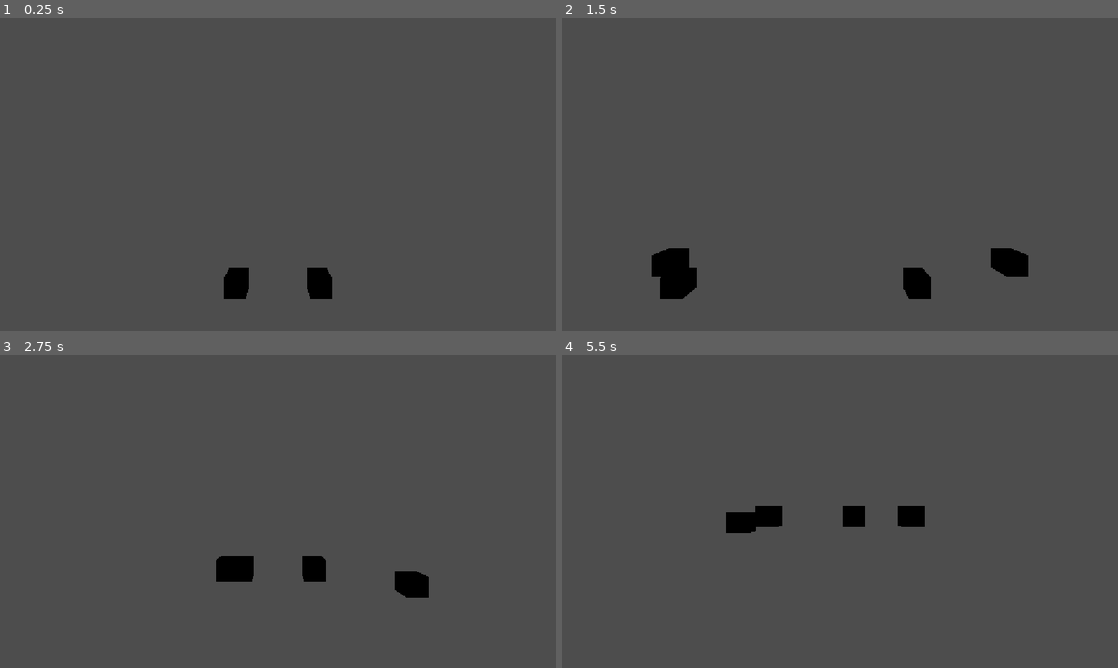
Above: before the commit, frames 1-4 (two rows, left to right).
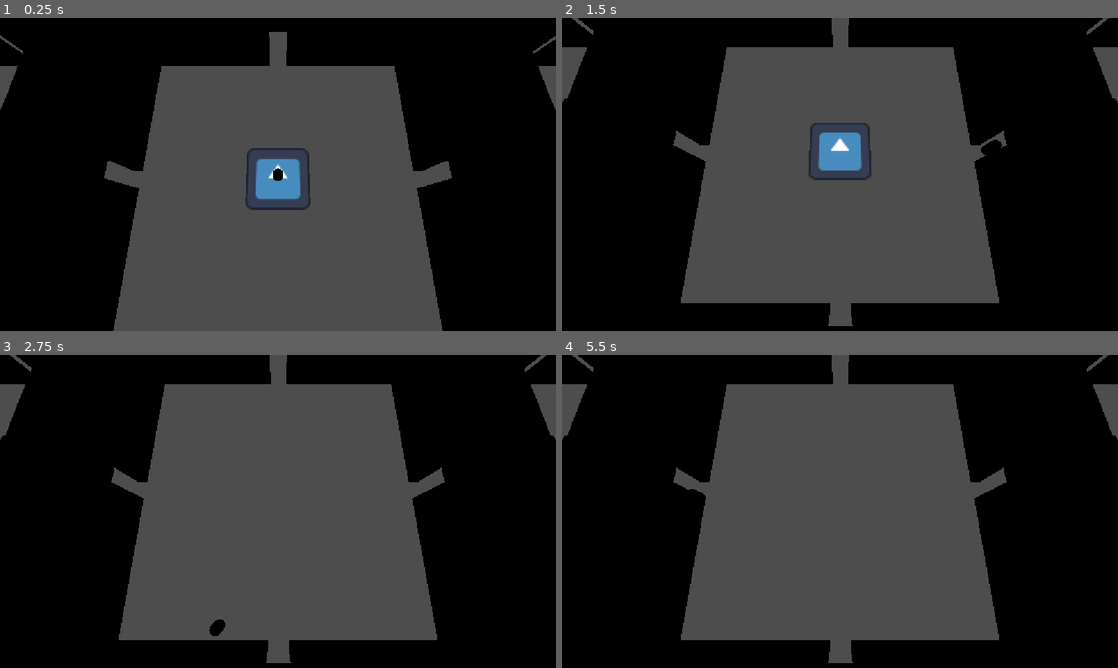
Above: after the commit, the same moments.

Repository: sjgillGit/GWJ95
Game: Godot game, scene res://Scenes/map.tscn
The game is run twice, just before and just after one commit, with the same random seed, the same clock (stepped at 60 frames per second) and the same inputs. Before the commit the project starts from res://Main/main.tscn. The engine's default icon, where the game draws it, is replaced by a stand-in: a white triangle on a blue panel in a dark square.
Inputs:
- Up to frame 1 (0.25 s): no input
- Up to frame 2 (1.5 s): tap Enter (Interact, bound only after the commit) at 0.5, 1.35 s; hold D (Right, bound only after the commit) 0.53-1.28 s; hold Enter (Interact, bound only after the commit) 0.53-1.28 s; tap Space (shoot, bound only before the commit) at 0.6 s; hold S (Back, bound only after the commit) from 1.28 s (still down)
- Up to frame 3 (2.75 s): tap Space (shoot, bound only before the commit) at 1.55, 2.1 s; release S (Back, bound only after the commit) at 2.03 s; hold D (Right, bound only after the commit) from 2.03 s (still down); hold Enter (Interact, bound only after the commit) from 2.03 s (still down)
- Up to frame 4 (5.5 s): release D (Right, bound only after the commit) at 2.78 s; release Enter (Interact, bound only after the commit) at 2.78 s; hold W (Forward, bound only after the commit) 2.78-3.53 s; tap Enter (Interact, bound only after the commit) at 2.85, 4.35 s; tap Space (shoot, bound only before the commit) at 3.05, 3.6, 4.55, 5.1 s; hold Enter (Interact, bound only after the commit) 3.53-4.28 s; hold A (Left, bound only after the commit) 3.53-5.03 s; tap Escape (ui_cancel) at 4.15 s; hold S (Back, bound only after the commit) from 5.03 s (still down); hold Enter (Interact, bound only after the commit) from 5.03 s (still down)

The runs differ from the first frame. In frame 1, 58% of the frame differs, in the area x 0-100%, y 0-100%; in frame 2, 58%; in frame 3, 59%; in frame 4, 59%.
Error after the commit: Invalid assignment of property or key 'target_position' with value of type 'Vector3' on a base object of type 'null instance'. (res://Scripts/character_body_3d…

Commit message:
map finished, old manual rooms
i manually determined the placement of the camera based on the position. Committed just to be safe

Diff:
--- a/Main/main.tscn
+++ b/Main/main.tscn
@@ -8,7 +8,7 @@
 [node name="Main" type="Node3D" unique_id=1657951162]
 
 [node name="Camera3D" type="Camera3D" parent="." unique_id=502752227]
-transform = Transform3D(1, 0, 0, 0, -4.371139e-08, 1, 0, -1, -4.371139e-08, 0, 10, 0)
+transform = Transform3D(1, 0, 0, 0, -4.371139e-08, -1, 0, 1, -4.371139e-08, 0, 10, 0)
 
 [node name="CoffinshuffleScene" parent="." unique_id=97865913 instance=ExtResource("2_qvhan")]
 visible = false
--- /dev/null
+++ b/Room.tscn
@@ -0,0 +1,22 @@
+[gd_scene format=3 uid="uid://7ihej8l17pst"]
+
+[ext_resource type="Script" uid="uid://c0dwgjxh4kujn" path="res://room.gd" id="1_61bxy"]
+[ext_resource type="PackedScene" uid="uid://deaii00cdf6p5" path="res://wall.tscn" id="1_u3qo1"]
+[ext_resource type="PackedScene" uid="uid://bvulo4ykca8qc" path="res://Scenes/Room_detection.tscn" id="2_61bxy"]
+
+[node name="Room" type="Node3D" unique_id=1148387950]
+script = ExtResource("1_61bxy")
+
+[node name="Wall2" parent="." unique_id=1965802209 instance=ExtResource("1_u3qo1")]
+transform = Transform3D(-4.371139e-08, 0, 1, 0, 1, 0, -1, 0, -4.371139e-08, 15, 0, 0)
+
+[node name="Wall" parent="." unique_id=1571439154 instance=ExtResource("1_u3qo1")]
+transform = Transform3D(1, 0, 0, 0, 1, 0, 0, 0, 1, 0, 0, -15)
+
+[node name="Wall3" parent="." unique_id=1021905587 instance=ExtResource("1_u3qo1")]
+transform = Transform3D(1, 0, 0, 0, 1, 0, 0, 0, 1, 0, 0, 15)
+
+[node name="Wall4" parent="." unique_id=708632267 instance=ExtResource("1_u3qo1")]
+transform = Transform3D(-4.371139e-08, 0, 1, 0, 1, 0, -1, 0, -4.371139e-08, -15, 0, 0)
+
+[node name="RoomDetection" parent="." unique_id=1436698963 instance=ExtResource("2_61bxy")]
--- /dev/null
+++ b/Scenes/Room_detection.tscn
@@ -0,0 +1,16 @@
+[gd_scene format=3 uid="uid://bvulo4ykca8qc"]
+
+[ext_resource type="Script" uid="uid://dxrosj164o1r8" path="res://Scenes/room_detection.gd" id="1_u06kh"]
+
+[sub_resource type="BoxShape3D" id="BoxShape3D_nfy5u"]
+size = Vector3(30.296448, 13.353638, 30.282604)
+
+[node name="RoomDetection" type="Area3D" unique_id=1436698963]
+script = ExtResource("1_u06kh")
+
+[node name="CollisionShape3D" type="CollisionShape3D" parent="." unique_id=1234452873]
+transform = Transform3D(1, 0, 0, 0, 1, 0, 0, 0, 1, 0.1487732, 5, 1.352087)
+shape = SubResource("BoxShape3D_nfy5u")
+
+[connection signal="body_entered" from="." to="." method="_on_body_entered"]
+[connection signal="body_exited" from="." to="." method="_on_body_exited"]
--- /dev/null
+++ b/Scenes/map.tscn
@@ -0,0 +1,80 @@
+[gd_scene format=3 uid="uid://dhrscxqsfniwk"]
+
+[ext_resource type="PackedScene" uid="uid://r6nii4tri8wa" path="res://Scenes/player.tscn" id="1_ci6au"]
+[ext_resource type="PackedScene" uid="uid://7ihej8l17pst" path="res://Room.tscn" id="1_myvm1"]
+[ext_resource type="Texture2D" uid="uid://beh1kdujgp412" path="res://icon.svg" id="2_26yhd"]
+
+[sub_resource type="WorldBoundaryShape3D" id="WorldBoundaryShape3D_nfy5u"]
+
+[node name="Map" type="StaticBody3D" unique_id=1117956034]
+
+[node name="Floor" type="CollisionShape3D" parent="." unique_id=1979627280]
+shape = SubResource("WorldBoundaryShape3D_nfy5u")
+
+[node name="Player" parent="." unique_id=2009462476 instance=ExtResource("1_ci6au")]
+transform = Transform3D(1, 0, 0, 0, 1, 0, 0, 0, 1, 0, 1.4608765, 0)
+
+[node name="Sprite3D" type="Sprite3D" parent="." unique_id=993263539]
+transform = Transform3D(5, 0, 0, 0, -2.1855695e-07, 5, 0, -5, -2.1855695e-07, 0, 0, 0)
+texture = ExtResource("2_26yhd")
+
+[node name="Camera3D" type="Camera3D" parent="." unique_id=244413322]
+transform = Transform3D(1, 0, 0, 0, 0.25881907, 0.9659259, 0, -0.9659259, 0.25881907, 0, 20, -30)
+
+[node name="Rooms" type="Node" parent="." unique_id=83861701]
+
+[node name="Room1" parent="Rooms" unique_id=614481433 instance=ExtResource("1_myvm1")]
+transform = Transform3D(1, 0, 0, 0, 1, 0, 0, 0, 1, 0, 0, -30)
+camera_pos = Vector3(0, 20, -22)
+
+[node name="Room2" parent="Rooms" unique_id=1148387950 instance=ExtResource("1_myvm1")]
+transform = Transform3D(1, 0, 0, 0, 1, 0, 0, 0, 1, 30, 0, -30)
+camera_pos = Vector3(30, 20, -22)
+
+[node name="Room3" parent="Rooms" unique_id=2081178505 instance=ExtResource("1_myvm1")]
+transform = Transform3D(1, 0, 0, 0, 1, 0, 0, 0, 1, 60, 0, -30)
+camera_pos = Vector3(60, 20, -22)
+
+[node name="Room4" parent="Rooms" unique_id=139697657 instance=ExtResource("1_myvm1")]
+transform = Transform3D(1, 0, 0, 0, 1, 0, 0, 0, 1, 90, 0, -30)
+camera_pos = Vector3(90, 20, -22)
+
+[node name="Room5" parent="Rooms" unique_id=52456455 instance=ExtResource("1_myvm1")]
+transform = Transform3D(1, 0, 0, 0, 1, 0, 0, 0, 1, 0, 0, -1.9073486e-06)
+camera_pos = Vector3(0, 20, 8)
+
+[node name="Room6" parent="Rooms" unique_id=772901110 instance=ExtResource("1_myvm1")]
+transform = Transform3D(1, 0, 0, 0, 1, 0, 0, 0, 1, 30, 0, 0)
+camera_pos = Vector3(30, 20, 8)
+
+[node name="Room7" parent="Rooms" unique_id=1400431619 instance=ExtResource("1_myvm1")]
+transform = Transform3D(1, 0, 0, 0, 1, 0, 0, 0, 1, 60, 0, 0)
+camera_pos = Vector3(60, 20, 8)
+
+[node name="Room8" parent="Rooms" unique_id=1628309809 instance=ExtResource("1_myvm1")]
+transform = Transform3D(1, 0, 0, 0, 1, 0, 0, 0, 1, 90, 0, 0)
+camera_pos = Vector3(90, 20, 8)
+
+[node name="Room9" parent="Rooms" unique_id=1506654310 instance=ExtResource("1_myvm1")]
+transform = Transform3D(1, 0, 0, 0, 1, 0, 0, 0, 1, 0, 0, 30)
+camera_pos = Vector3(0, 20, 38)
+
+[node name="Room10" parent="Rooms" unique_id=1751366672 instance=ExtResource("1_myvm1")]
+transform = Transform3D(1, 0, 0, 0, 1, 0, 0, 0, 1, 30, 0, 30)
+camera_pos = Vector3(30, 20, 38)
+
+[node name="Room11" parent="Rooms" unique_id=147759157 instance=ExtResource("1_myvm1")]
+transform = Transform3D(1, 0, 0, 0, 1, 0, 0, 0, 1, 60, 0, 30)
+camera_pos = Vector3(60, 20, 38)
+
+[node name="Room12" parent="Rooms" unique_id=1370744828 instance=ExtResource("1_myvm1")]
+transform = Transform3D(1, 0, 0, 0, 1, 0, 0, 0, 1, 90, 0, 30)
+camera_pos = Vector3(90, 20, 38)
+
+[node name="Start" parent="Rooms" unique_id=167019245 instance=ExtResource("1_myvm1")]
+transform = Transform3D(1, 0, 0, 0, 1, 0, 0, 0, 1, -30, 0, 0)
+camera_pos = Vector3(-30, 20, 8)
+
+[node name="Treasure Room" parent="Rooms" unique_id=845719835 instance=ExtResource("1_myvm1")]
+transform = Transform3D(1, 0, 0, 0, 1, 0, 0, 0, 1, 120, 0, 0)
+camera_pos = Vector3(120, 20, 8)
--- /dev/null
+++ b/Scenes/player.tscn
@@ -0,0 +1,20 @@
+[gd_scene format=3 uid="uid://r6nii4tri8wa"]
+
+[ext_resource type="Script" uid="uid://cmf8tqqk1cwvj" path="res://Scripts/character_body_3d.gd" id="1_v0iea"]
+
+[sub_resource type="CapsuleShape3D" id="CapsuleShape3D_bi0c6"]
+
+[sub_resource type="StandardMaterial3D" id="StandardMaterial3D_q0mm3"]
+albedo_color = Color(0.21568628, 0.61960787, 1, 1)
+
+[sub_resource type="CapsuleMesh" id="CapsuleMesh_nfy5u"]
+
+[node name="Player" type="CharacterBody3D" unique_id=2009462476 groups=["player"]]
+script = ExtResource("1_v0iea")
+
+[node name="CollisionShape3D" type="CollisionShape3D" parent="." unique_id=629523414]
+shape = SubResource("CapsuleShape3D_bi0c6")
+
+[node name="MeshInstance3D" type="MeshInstance3D" parent="." unique_id=59869416]
+material_override = SubResource("StandardMaterial3D_q0mm3")
+mesh = SubResource("CapsuleMesh_nfy5u")
--- /dev/null
+++ b/Scenes/room_detection.gd
@@ -0,0 +1,33 @@
+extends Area3D
+
+@onready var camera: Camera3D = $"../../../Camera3D"
+
+@export var lerp_speed := 10.0
+
+var target_position: Vector3
+var moving := false
+
+
+func _ready():
+	target_position = camera.global_position
+
+
+func _process(delta):
+	print(camera.position)
+	if moving:
+		camera.global_position = camera.global_position.lerp(
+			target_position,
+			lerp_speed * delta
+		)
+
+
+func _on_body_entered(body):
+	if body.is_in_group("player"):
+		var room = get_parent()
+		target_position = room.camera_pos
+		moving = true
+
+
+func _on_body_exited(body: Node3D) -> void:
+	if body.is_in_group("player"):
+		moving = false
--- /dev/null
+++ b/Scripts/character_body_3d.gd
@@ -0,0 +1,83 @@
+class_name Tetris_player extends CharacterBody3D
+
+@export_category("Player")
+@export_range(1, 35, 1) var speed: float = 20 # m/s
+@export_range(10, 400, 1) var acceleration: float = 50 # m/s^2
+
+@export_range(0.1, 3.0, 0.1) var jump_height: float = 5.2 # m
+
+var jumping: bool = false
+var mouse_captured: bool = false
+
+var gravity: float = ProjectSettings.get_setting("physics/3d/default_gravity")
+
+var move_dir: Vector2 # Input direction for movement
+var look_dir: Vector2 # Input direction for look/aim
+
+var walk_vel: Vector3 # Walking velocity
+var grav_vel: Vector3 # Gravity velocity
+var jump_vel: Vector3 # Jumping velocity
+
+
+func _ready() -> void:
+	capture_mouse()
+
+
+func _physics_process(delta: float) -> void:
+	if Input.is_action_just_pressed("Jump"): jumping = true
+	velocity = _walk(delta) + _gravity(delta) + _jump(delta)
+	push(delta)
+	if Input.is_action_pressed("ui_cancel"):
+		release_mouse()
+	move_and_slide()
+
+func capture_mouse() -> void:
+	Input.set_mouse_mode(Input.MOUSE_MODE_CAPTURED)
+	mouse_captured = true
+
+func release_mouse() -> void:
+	Input.set_mouse_mode(Input.MOUSE_MODE_VISIBLE)
+	mouse_captured = false
+
+func _walk(delta):
+	move_dir = Input.get_vector("Left", "Right", "Forward", "Back")
+	var direction = Vector3(
+		move_dir.x,
+		0,
+		move_dir.y
+	)
+	walk_vel = walk_vel.move_toward(
+		direction * speed,
+		acceleration * delta
+	)
+	return walk_vel
+
+func _gravity(delta: float) -> Vector3:
+	grav_vel = Vector3.ZERO if is_on_floor() else grav_vel.move_toward(Vector3(0, velocity.y - gravity, 0), gravity * delta)
+	return grav_vel
+
+func _jump(delta: float) -> Vector3:
+	if jumping:
+		jumping = false
+		if is_on_floor():
+			jump_vel = Vector3(0, sqrt(7 * jump_height * gravity), 0)
+			return jump_vel
+	if is_on_floor():
+		jump_vel = Vector3.ZERO
+		return jump_vel
+	if Input.is_action_pressed("Jump") and jump_vel.y > 0:
+		jump_vel = jump_vel.move_toward(Vector3.ZERO, gravity * 2 * delta)
+	elif !Input.is_action_pressed("Jump") and jump_vel.y > 0:
+		jump_vel = jump_vel.move_toward(Vector3.ZERO, gravity * 4 * delta)
+	else:
+		jump_vel = jump_vel.move_toward(Vector3(0,-15,0), gravity * 10 * delta)
+	return jump_vel
+
+func push(delta):
+	if !Input.is_action_pressed('Interact'): return
+
+	$GrabRay.target_position = Vector3(0, 0, move_dir.x*2)
+	var collider = $GrabRay.get_collider()
+	var floor_collider = $FloorCollider.get_collider()
+	if (collider and collider is RigidBody3D) and (floor_collider and floor_collider != collider):
+		collider.apply_central_force(Vector3(0, 0, move_dir.x)*35000*delta)
--- a/project.godot
+++ b/project.godot
@@ -11,7 +11,7 @@
 [application]
 
 config/name="GWJ95"
-run/main_scene="uid://hjob2n1nqedr"
+run/main_scene="uid://dhrscxqsfniwk"
 config/features=PackedStringArray("4.7", "Forward Plus")
 config/icon="res://icon.svg"
 
@@ -24,31 +24,40 @@
 window/stretch/mode="canvas_items"
 window/stretch/aspect="expand"
 
+[global_group]
+
+player="is dis da player?"
+
 [input]
 
-shoot={
+Jump={
 "deadzone": 0.2,
 "events": [Object(InputEventKey,"resource_local_to_scene":false,"resource_name":"","device":-1,"window_id":0,"alt_press …(191 unchanged characters)…
 ]
 }
-InputLeft={
+Left={
 "deadzone": 0.2,
 "events": [Object(InputEventKey,"resource_local_to_scene":false,"resource_name":"","device":-1,"window_id":0,"alt_press …(191 unchanged characters)…
 ]
 }
-InputRight={
+Right={
 "deadzone": 0.2,
 "events": [Object(InputEventKey,"resource_local_to_scene":false,"resource_name":"","device":-1,"window_id":0,"alt_press …(192 unchanged characters)…
 ]
 }
-InputUp={
+Forward={
 "deadzone": 0.2,
 "events": [Object(InputEventKey,"resource_local_to_scene":false,"resource_name":"","device":-1,"window_id":0,"alt_press …(192 unchanged characters)…
 ]
 }
-InputDown={
+Back={
 "deadzone": 0.2,
 "events": [Object(InputEventKey,"resource_local_to_scene":false,"resource_name":"","device":-1,"window_id":0,"alt_press …(192 unchanged characters)…
+]
+}
+Interact={
+"deadzone": 0.2,
+"events": [Object(InputEventKey,"resource_local_to_scene":false,"resource_name":"","device":-1,"window_id":0,"alt_pressed":false,"shift_pressed":false,"ctrl_pressed":false,"meta_pressed":false,"pressed":false,"keycode":0,"physical_keycode":4194309,"key_label":0,"unicode":0,"location":0,"echo":false,"script":null)
 ]
 }
 
--- /dev/null
+++ b/room.gd
@@ -0,0 +1,14 @@
+extends Node3D
+var x_camera_pos = position.x
+var z_camera_pos = position.z + 8
+
+@export var camera_pos = Vector3(0,0,0)
+
+# Called when the node enters the scene tree for the first time.
+func _ready() -> void:
+	pass # Replace with function body.
+
+
+# Called every frame. 'delta' is the elapsed time since the previous frame.
+func _process(delta: float) -> void:
+	pass
--- /dev/null
+++ b/wall.tscn
@@ -0,0 +1,24 @@
+[gd_scene format=3 uid="uid://deaii00cdf6p5"]
+
+[sub_resource type="BoxMesh" id="BoxMesh_1nrlu"]
+size = Vector3(13.938538, 10.949829, 1)
+
+[sub_resource type="BoxMesh" id="BoxMesh_nfy5u"]
+size = Vector3(2.0290527, 6.4049683, 1)
+
+[node name="Wall" type="StaticBody3D" unique_id=1590827371]
+
+[node name="MeshInstance3D2" type="MeshInstance3D" parent="." unique_id=1017515765]
+transform = Transform3D(1, 0, 0, 0, 1, 0, 0, 0, 1, -7.911069, 4.5517645, 0)
+mesh = SubResource("BoxMesh_1nrlu")
+
+[node name="CollisionPolygon3D" type="CollisionPolygon3D" parent="." unique_id=2040004987]
+polygon = PackedVector2Array(-1, 3.5, 1, 3.5, 1, -1, 15, -1, 15, 10, -15, 10, -15, -1, -1, -1)
+
+[node name="MeshInstance3D3" type="MeshInstance3D" parent="." unique_id=1213452003]
+transform = Transform3D(1, 0, 0, 0, 1, 0, 0, 0, 1, 0.012329102, 6.724154, 0)
+mesh = SubResource("BoxMesh_nfy5u")
+
+[node name="MeshInstance3D" type="MeshInstance3D" parent="." unique_id=1917963965]
+transform = Transform3D(1, 0, 0, 0, 1, 0, 0, 0, 1, 7.9828954, 4.4519653, 0)
+mesh = SubResource("BoxMesh_1nrlu")
Not shown, added: Scenes/room_detection.gd.uid
Not shown, added: Scripts/character_body_3d.gd.uid
Not shown, added: room.gd.uid
